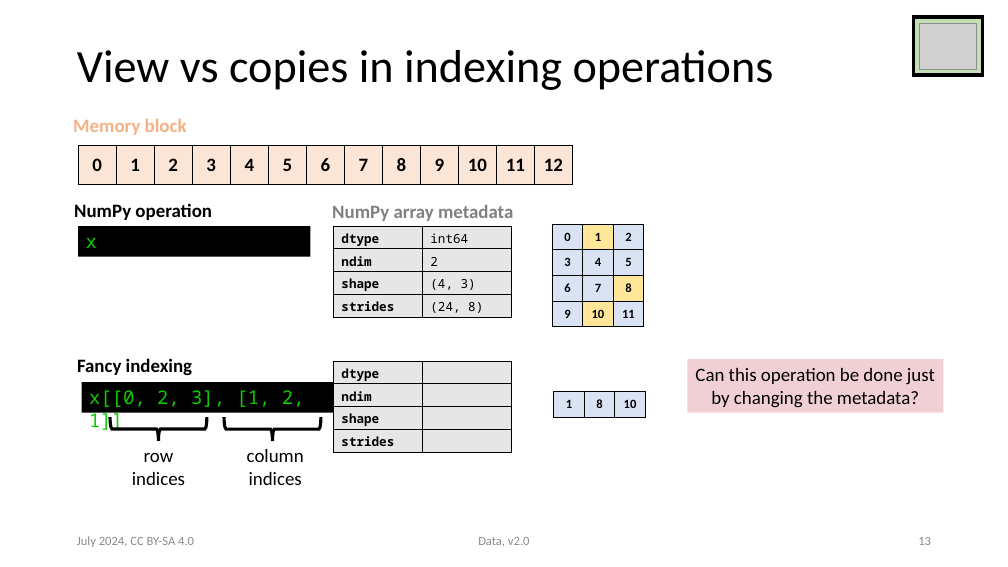
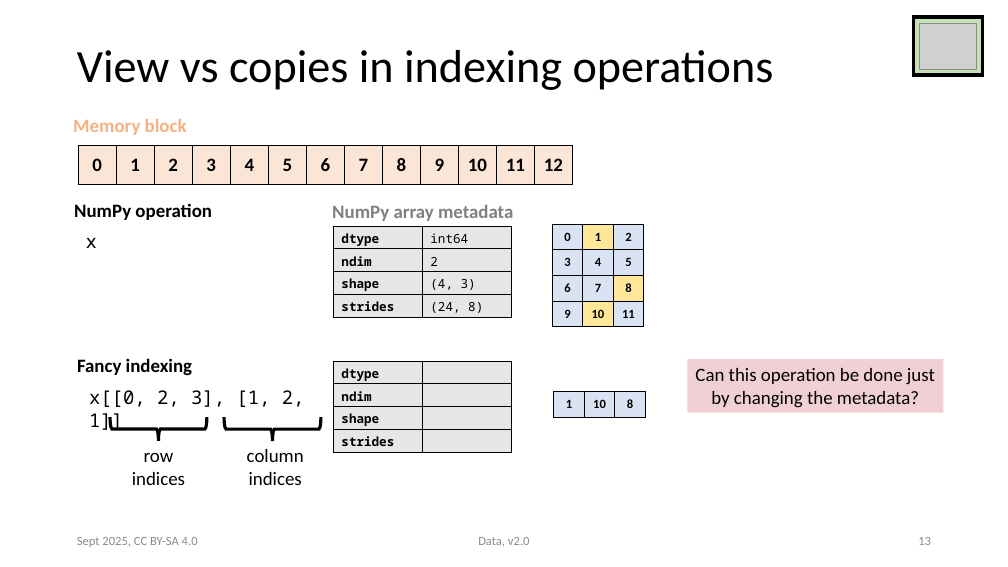
Before and after one commit to victoris93/data_class, a slide deck: slide 13 of numpy.pptx. Drawn at 1008x567 pixels with LibreOffice and Linux fonts; fonts in the diff are those of the drawing; grey boxes stand for pictures. Boxes give left, top, right and bottom in pixels: in the first picture for what was removed or moved away, otherwise in the second. Text is boxed around its words. In the diff, an @@ line names an element or a change of style, - is before the commit and + after.

```diff
--- a/numpy.pptx
+++ b/numpy.pptx
@@ text "x": place and size @@
-text "x" at (79, 226, 311, 256)
+text "x" at (86, 238, 97, 248)
@@ text "x" at (86, 238, 97, 248): text colour #0ECC00 to #000000; fill #000000 to none @@
@@ text "x[[0, 2, 3], [1, 2, ...": place and size @@
-text "x[[0, 2, 3], [1, 2, ..." at (82, 382, 349, 412)
+text "x[[0, 2, 3], [1, 2, ..." at (89, 390, 305, 431)
@@ text "x[[0, 2, 3], [1, 2, ..." at (89, 390, 305, 431): text colour #0ECC00 to #000000; fill #000000 to none @@
@@ table at (554, 392, 645, 417) @@
-row 1, column 2: 8
+row 1, column 2: 10
-row 1, column 3: 10
+row 1, column 3: 8
@@ text at (77, 537, 198, 547): text changed @@
-July 2024, CC BY-SA 4.0
+Sept 2025, CC BY-SA 4.0
```
Also in this commit, not shown: 27 other slides changed.
